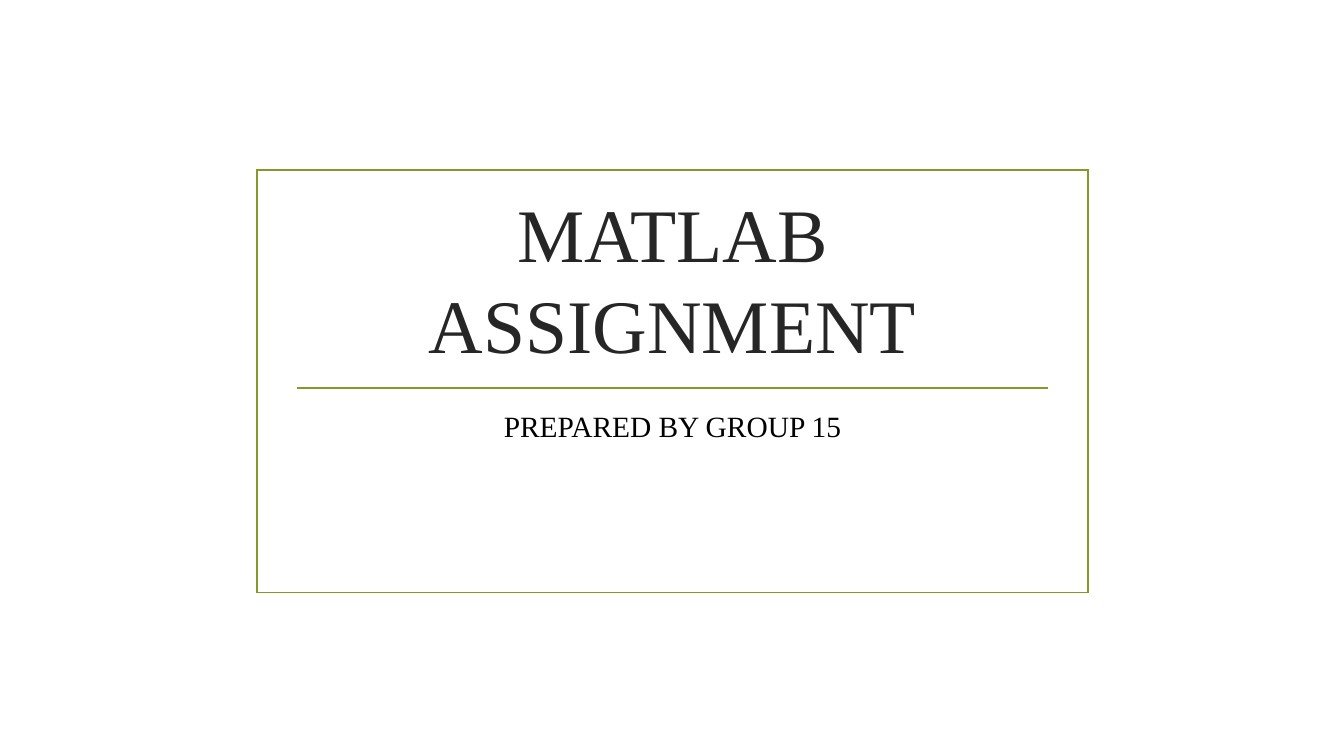
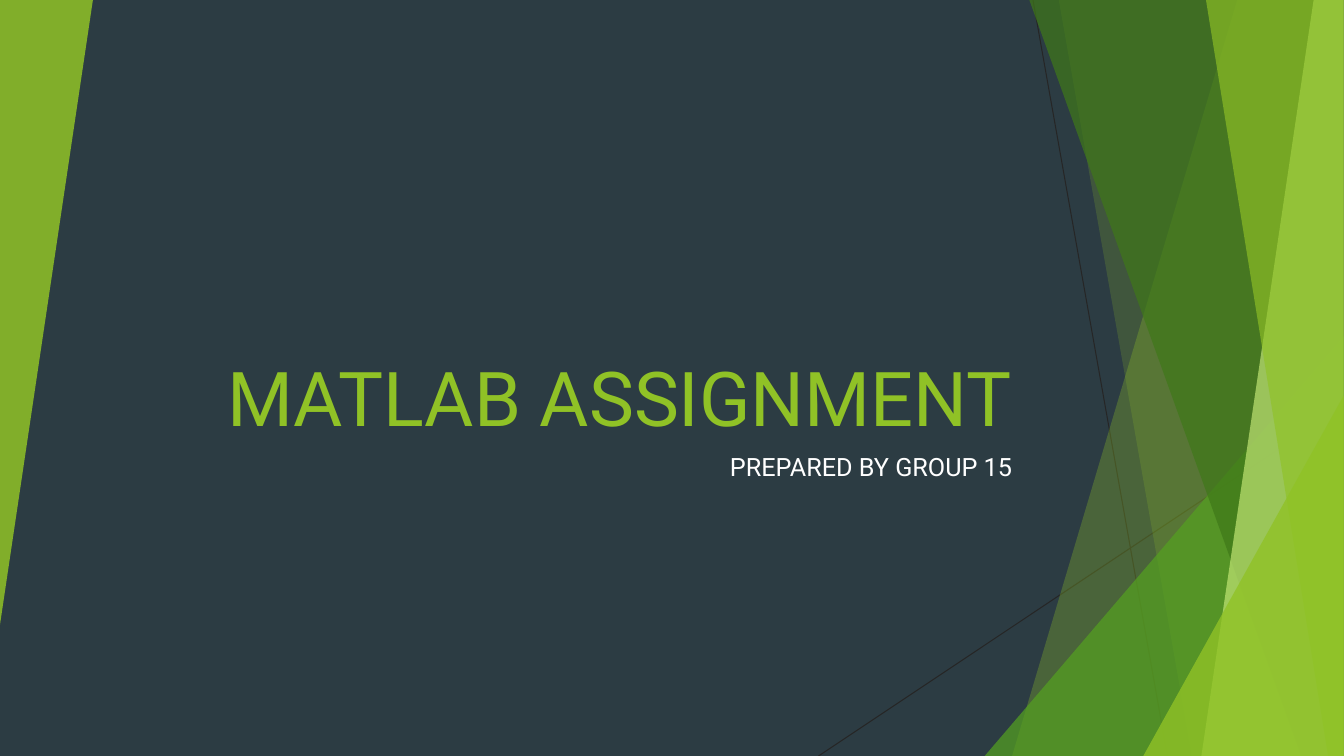
Before and after one commit to Dan256-ami/Buluma-Daniel-, a slide deck: slide 1 of MATLAB GROUP 15.pptx. Drawn at 1344x756 pixels with LibreOffice and Linux fonts; fonts in the diff are those of the drawing; background and template pictures are left out. Boxes give left, top, right and bottom in pixels: in the first picture for what was removed or moved away, otherwise in the second. Text is boxed around its words. In the diff, an @@ line names an element or a change of style, - is before the commit and + after.

```diff
--- a/MATLAB GROUP 15.pptx
+++ b/MATLAB GROUP 15.pptx
@@ background picture (left out) to #2C3C43 @@
@@ group added at (x1=0, y1=0, x2=1344, y2=756): 5 freeform shapes, 3 triangles, 2 lines @@
@@ rectangle removed at (x1=257, y1=170, x2=1089, y2=593) @@
@@ title "MATLAB ASSIGNMENT" moved from (x1=429, y1=212, x2=916, y2=354) to (x1=227, y1=371, x2=1012, y2=427) @@
@@ title "MATLAB ASSIGNMENT" at (x1=227, y1=371, x2=1012, y2=427): font Times New Roman to Roboto, text colour #262626 to #90C226; alignment centre to right @@
@@ line removed from (296, 388) to (1049, 388) @@
@@ subtitle "PREPARED BY GROUP 15" moved from (x1=504, y1=417, x2=841, y2=438) to (x1=730, y1=458, x2=1012, y2=477) @@
@@ subtitle "PREPARED BY GROUP 15" at (x1=730, y1=458, x2=1012, y2=477): size 21 to 18 pt, font Times New Roman to Roboto, text colour #000000 to #FFFFFF; alignment centre to right @@
```
Also in this commit, not shown: 2 other slides changed, 27 slides added, 17 slides removed.
